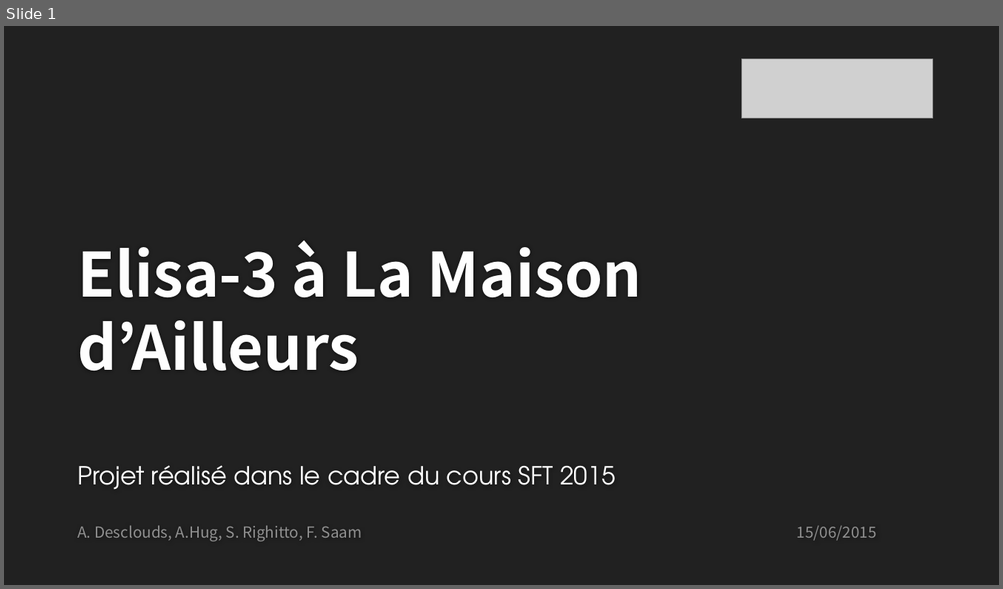
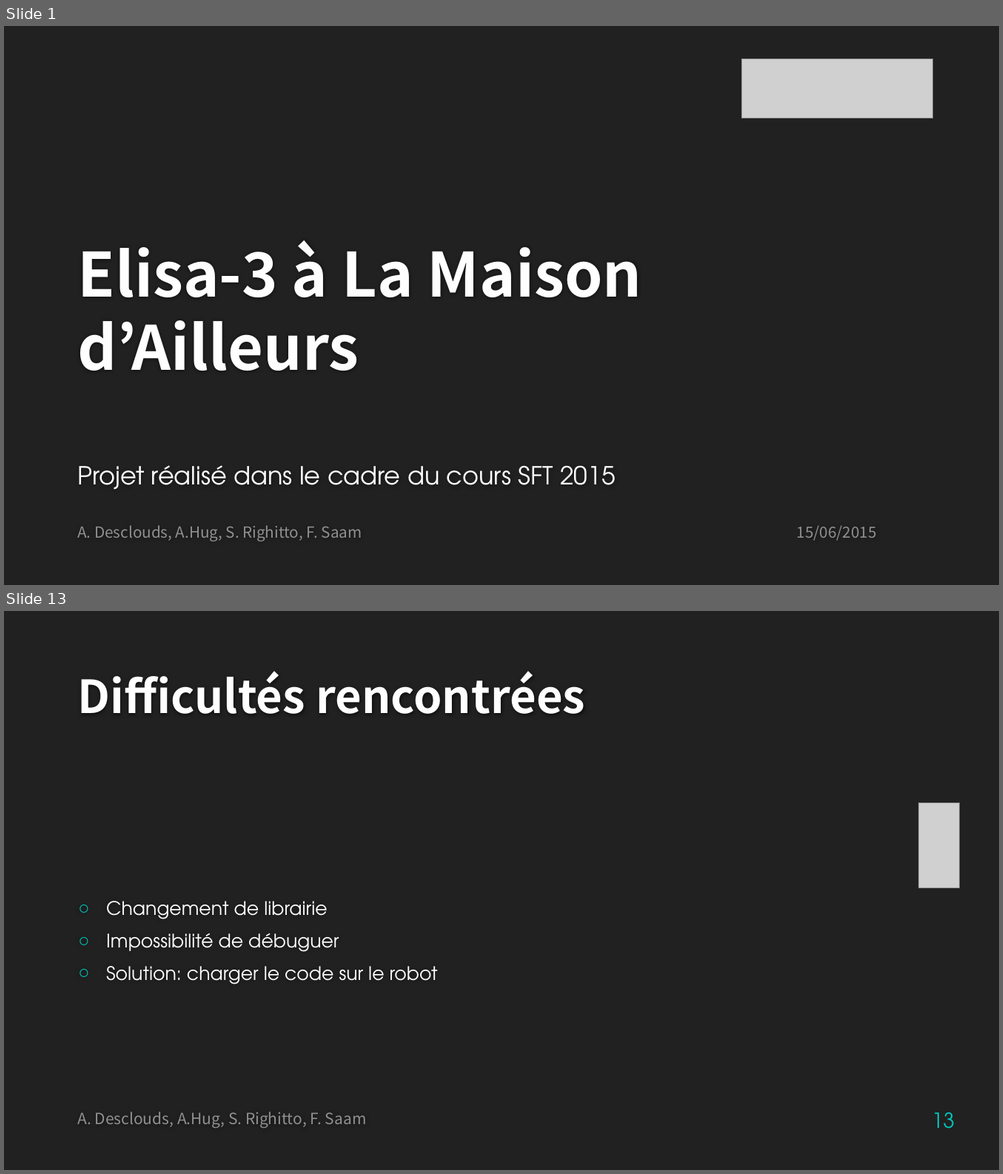
Before and after one commit to SimoneRighitto/SFT15_Elisa, a slide deck: Elisa-3_presentation.pptx. Shown one above the other, each under a label of ours: slide 1 before the commit, slides 1 and 13 after it; the slides between them are not shown. The pictures are 1003x589 and 1003x1174 pixels, drawn with LibreOffice and Linux fonts; fonts in the diff are those of the drawing; grey boxes stand for pictures; background and template pictures are left out. Boxes give left, top, right and bottom in pixels: in the first picture for what was removed or moved away, otherwise in the second. Text is boxed around its words. In the diff, an @@ line names an element or a change of style, - is before the commit and + after.

```diff
--- a/Elisa-3_presentation.pptx
+++ b/Elisa-3_presentation.pptx
@@ slide 13 added at (4,611,999,1170), background #212121 @@
@@ title added at (77,671,585,714), 44 pt, text #FEFEFE, bold @@
+Difficultés rencontrées
@@ picture added at (919,803,960,888) @@
@@ text added at (106,901,438,985), 18 pt, text #FFFFFF @@
+○ Changement de librairie
+○ Impossibilité de débuguer
+○ Solution: charger le code sur le robot
@@ text added at (77,1112,367,1128), 15 pt, text #909090 @@
+A. Desclouds, A.Hug, S. Righitto, F. Saam
@@ page number added at (931,1113,954,1129), 20 pt, text #00C6BB @@
+13
```
Also in this commit, not shown: 1 slide changed, 12 other slides added.
